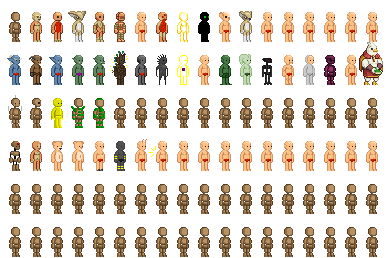
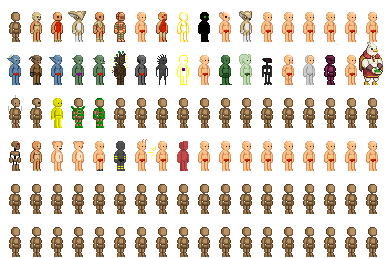
The second w=387, h=258 image is a revision of the first. Changes to its layers:
painted on "Background" over [177, 44, 338, 171]
